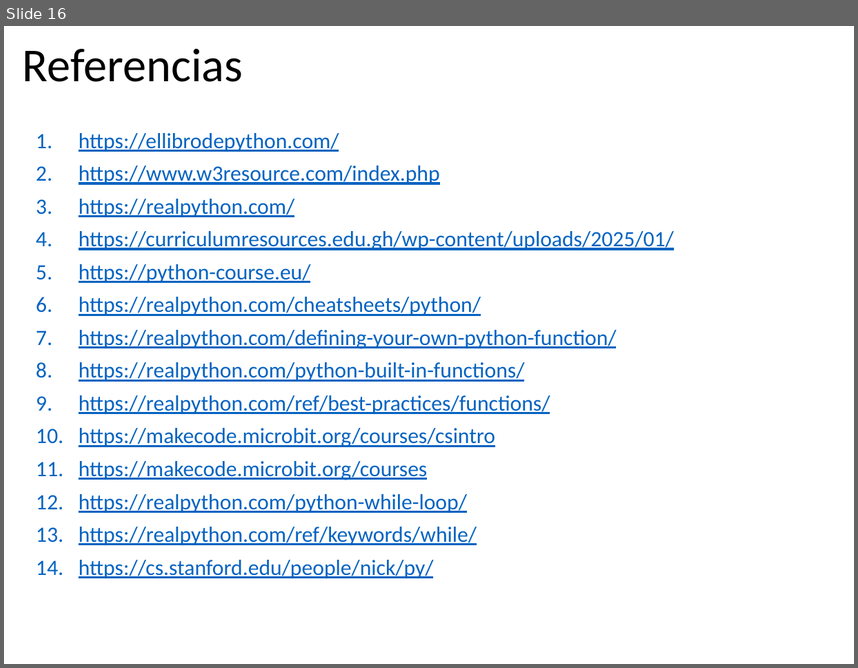
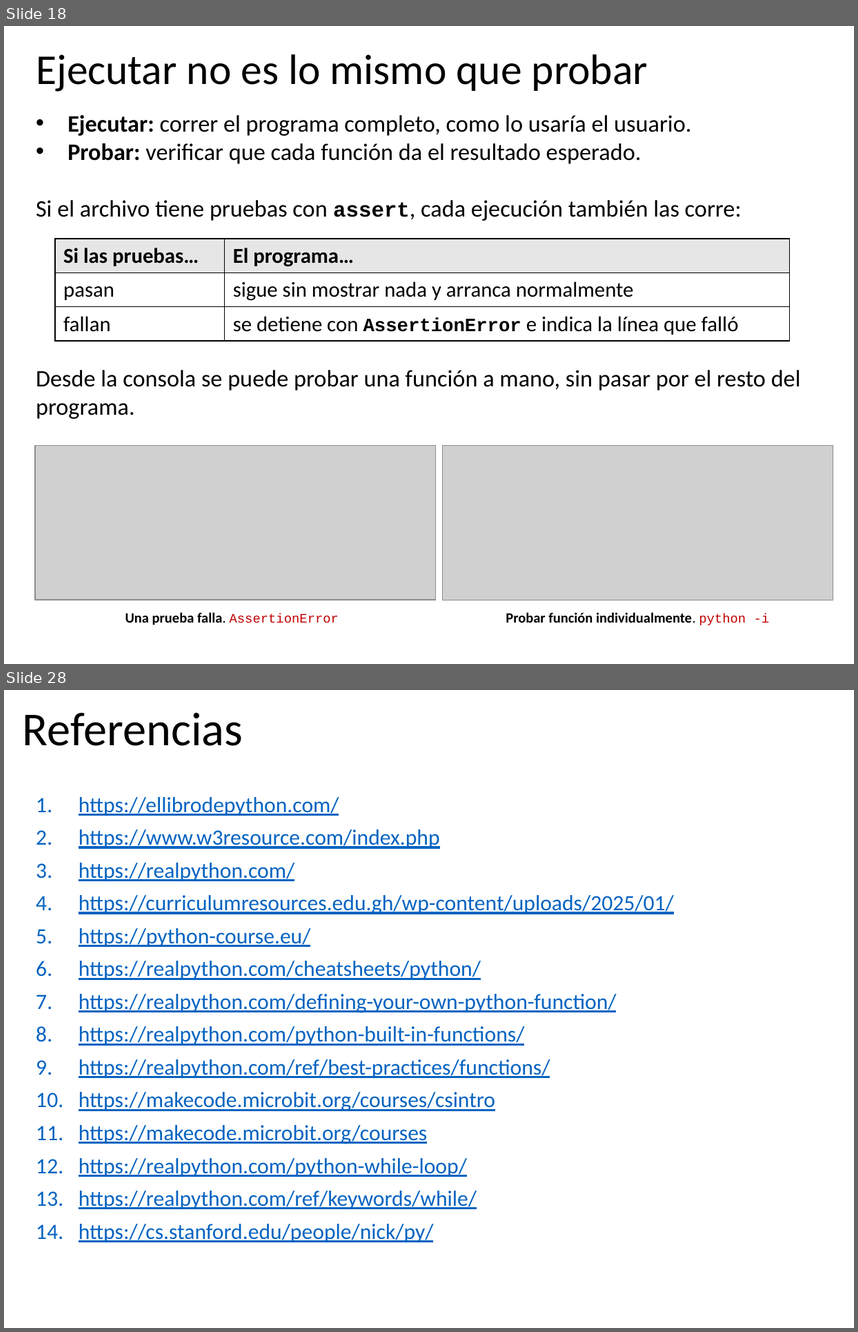
Before and after one commit to algoritmos-UdeA/logica1-20262, a slide deck: clases/10/teoria/clase-10.pptx. Shown one above the other, each under a label of ours: slide 16 before the commit, slides 18 and 28 after it; the slides between them are not shown. The pictures are 858x668 and 858x1332 pixels, drawn with LibreOffice and Linux fonts; fonts in the diff are those of the drawing; grey boxes stand for pictures. Boxes give left, top, right and bottom in pixels: in the first picture for what was removed or moved away, otherwise in the second. Text is boxed around its words. In the diff, an @@ line names an element or a change of style, - is before the commit and + after.

```diff
--- a/clases/10/teoria/clase-10.pptx
+++ b/clases/10/teoria/clase-10.pptx
@@ slide 18 added at (4,26,854,664), background #FFFFFF @@
@@ title added at (36,54,648,92), 36 pt, text #000000 @@
+Ejecutar no es lo mismo que probar
@@ text added at (36,115,801,419), 20 pt, text #000000 @@
+• Ejecutar: correr el programa completo, como lo usaría el usuario.
+• Probar: verificar que cada función da el resultado esperado.
+Si el archivo tiene pruebas con assert, cada ejecución también las corre:
+Desde la consola se puede probar una función a mano, sin pasar por el resto del programa.
@@ table added at (55,239,789,341), 3 rows, 2 columns @@
+Si las pruebas… | El programa…
+pasan | sigue sin mostrar nada y arranca normalmente
+fallan | se detiene con AssertionError e indica la línea que falló
@@ picture added at (36,445,436,600) @@
@@ picture added at (443,445,833,600) @@
@@ text added at (125,612,339,625), 12 pt, text #000000 @@
+Una prueba falla. AssertionError
@@ text added at (506,612,770,625), 12 pt, text #000000, bold @@
+Probar función individualmente. python -i
@@ what was slide 16 is now slide 28 @@
```
Also in this commit, not shown: 2 slides changed, 11 other slides added, 10 other files.
